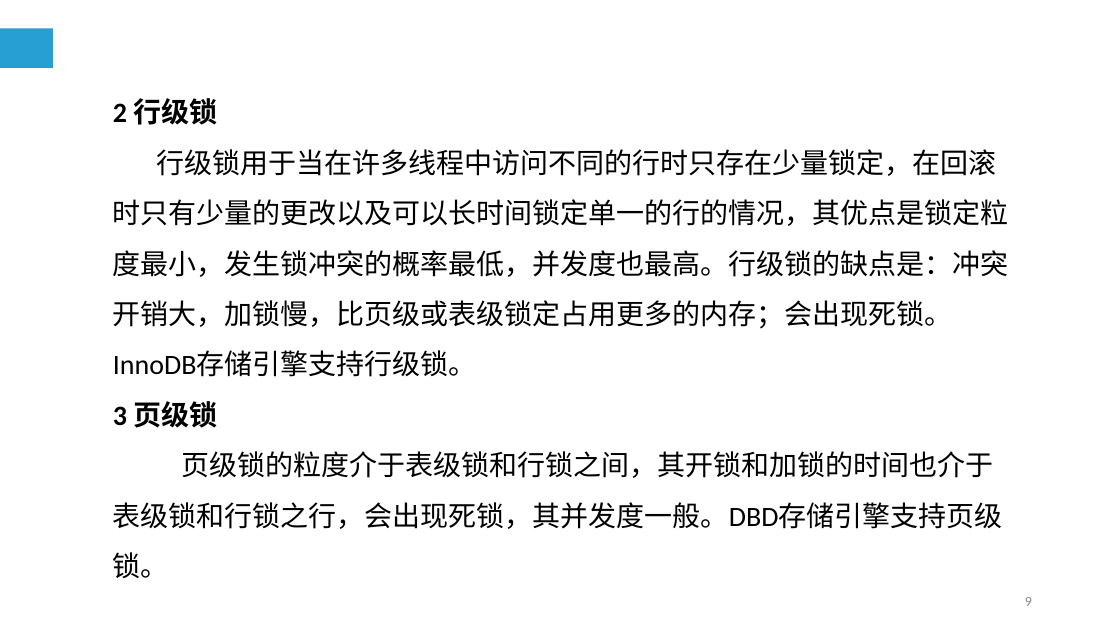
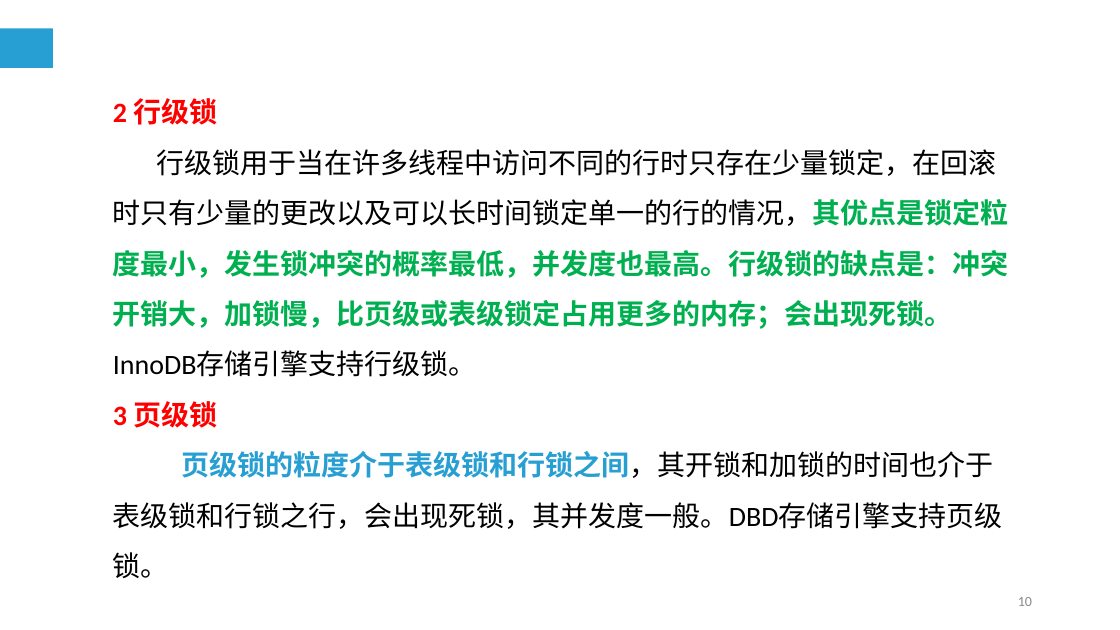
Before and after one commit to cqj726/mysql-s-PPT, a slide deck: slide 10 of PPT/第9章 MySQL编程基础（五）.ppt (slide 9 before the commit). Drawn at 1120x630 pixels with LibreOffice and Linux fonts; fonts in the diff are those of the drawing. Boxes give left, top, right and bottom in pixels: in the first picture for what was removed or moved away, otherwise in the second. Text is boxed around its words. In the diff, an @@ line names an element or a change of style, - is before the commit and + after.

```diff
--- a/PPT/第9章 MySQL编程基础（五）.ppt
+++ b/PPT/第9章 MySQL编程基础（五）.ppt
@@ text "2 行级锁" at box(113, 98, 1009, 578): text colour #000000 to #FF0000 in "2 行级锁", "3 页级锁"; text colour #000000 to #00B050 in "行级锁用于当在许多线程中访问不同的行时只存在少量锁定，在回滚时只有少量的更改以及可以长时间锁定单一的行的情况，其优点是锁 ..."; bold on in "行级锁用于当在许多线程中访问不同的行时只存在少量锁定，在回滚时只有少量的更改以及可以长时间锁定单一的行的情况，其优点是锁 ...", "页级锁的粒度介于表级锁和行锁之间，其开锁和加锁的时间也介于表级锁和行锁之行，会出现死锁，其并发度一般。DBD存储引擎支持 ..."; text colour #000000 to #289FD2 in "页级锁的粒度介于表级锁和行锁之间，其开锁和加锁的时间也介于表级锁和行锁之行，会出现死锁，其并发度一般。DBD存储引擎支持 ..." @@
@@ page number at box(1018, 597, 1032, 606): text changed @@
-9
+10
```
Also in this commit, not shown: 10 other slides changed, 3 slides added, 2 slides removed, 3 other files.
